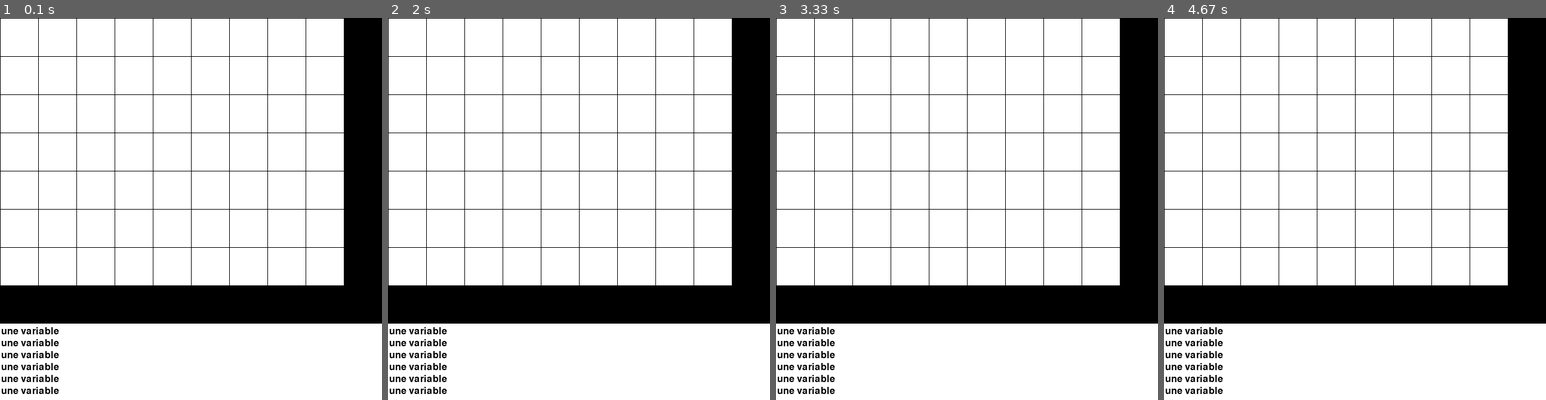
Above: before the commit, frames 1-4 (left to right).
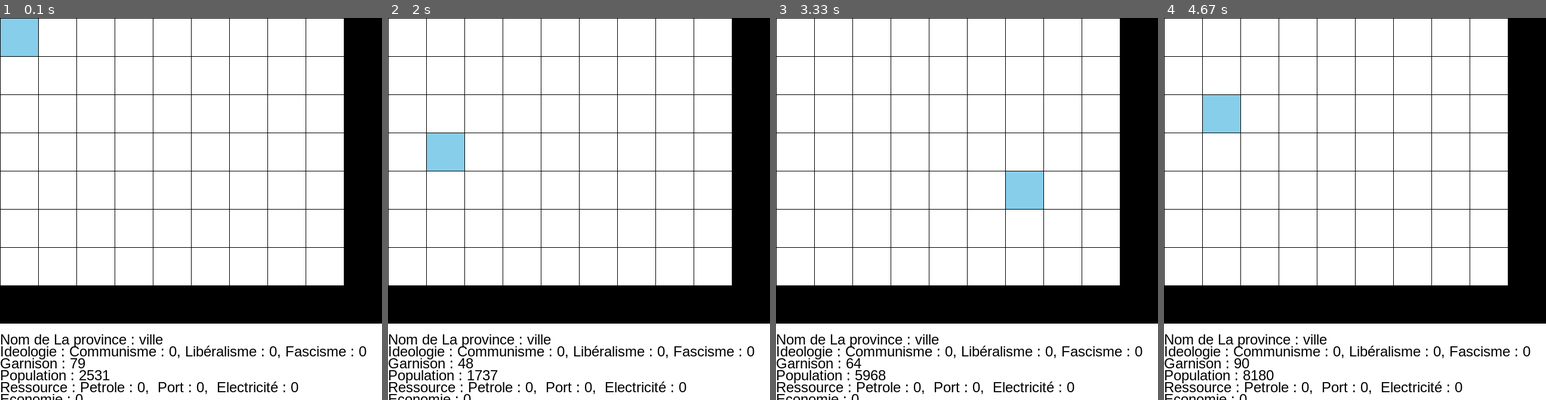
Above: after the commit, the same moments.

Repository: Pharell77coder/pygame-menu
Game: pygame game, started from main.py
Two runs of this game, one before a commit and one after it. Both use one fixed random seed, a clock stepped at 60 frames per second and the inputs below.
Inputs (mouse positions are in pixels of both pictures, inside the frame that each line leads up to):
- Up to frame 1 (0.1 s): no input
- Up to frame 2 (2 s): press the mouse at (563, 228) at 0.37 s; move the mouse to (632, 212) at 0.47 s; release the mouse at (701, 197) at 0.6 s; press the mouse at (563, 228) at 0.7 s; move the mouse to (598, 151) at 0.8 s; release the mouse at (636, 75) at 0.93 s; press the mouse at (563, 228) at 1.03 s; move the mouse to (575, 239) at 1.13 s; release the mouse at (582, 251) at 1.27 s; press the mouse at (563, 228) at 1.37 s; move the mouse to (556, 266) at 1.47 s; release the mouse at (548, 308) at 1.6 s; press the mouse at (563, 228) at 1.7 s; move the mouse to (510, 193) at 1.8 s; release the mouse at (460, 159) at 1.93 s
- Up to frame 3 (3.33 s): press the mouse at (951, 228) at 2.03 s; move the mouse to (944, 289) at 2.13 s; release the mouse at (936, 350) at 2.27 s; press the mouse at (951, 228) at 2.37 s; move the mouse to (886, 231) at 2.47 s; release the mouse at (825, 239) at 2.6 s; press the mouse at (951, 228) at 2.7 s; move the mouse to (909, 277) at 2.8 s; release the mouse at (867, 327) at 2.93 s; press the mouse at (951, 228) at 3.03 s; move the mouse to (993, 201) at 3.13 s; release the mouse at (1035, 178) at 3.27 s
- Up to frame 4 (4.67 s): press the mouse at (1339, 228) at 3.37 s; move the mouse to (1312, 209) at 3.47 s; release the mouse at (1286, 193) at 3.6 s; press the mouse at (1339, 228) at 3.7 s; move the mouse to (1278, 277) at 3.8 s; release the mouse at (1213, 327) at 3.93 s; click (1500, 86) at 4.05 s; press the mouse at (1500, 86) at 4.37 s; move the mouse to (1366, 90) at 4.47 s; release the mouse at (1236, 98) at 4.6 s

The runs differ from the first frame. In frame 1, 4.1% of the frame differs, in the area x 0-96%, y 0-100%; in frame 2, 4.1%; in frame 3, 4.2%, in the area x 0-96%, y 40-100%; in frame 4, 4.2%.

Commit message:
update grid

Diff:
--- a/grid.py
+++ b/grid.py
@@ -1,18 +1,36 @@
 import pygame
+import random
 from constants import *
 
+
 class Square:
-    def __init__(self, pos):
+    def __init__(self, pos, nom):
         self.x = pos[0]
         self.y = pos[1]
         self.margin = 0.5
 
         self.border = 'black'
 
+        self.province = nom
+        self.ideologie = {"communiste": 0, "liberal": 0, "fasciste": 0}
+        self.garnison = random.randint(0, 100)
+        self.population = random.randint(0, 10000)
+        self.ressource = {"electricite": 0, "port": 0, "petrole": 0}
+        self.economie = 0
+
+    def get_pos(self):
+        return self.x, self.y
+
+    def get_info(self):
+        return [self.province, self.ideologie, self.garnison, self.population, self.ressource, self.economie]
+
     def draw(self, screen, color):
-        pygame.draw.rect(screen, self.border, (self.margin + self.x * TILESIZE, self.margin + self.y * TILESIZE, TILESIZE, TILESIZE))
+        pygame.draw.rect(screen, self.border,
+                         (self.margin + self.x * TILESIZE, self.margin + self.y * TILESIZE, TILESIZE, TILESIZE))
         pygame.draw.rect(screen, color,
-                         (self.margin + self.x * TILESIZE + self.margin, self.margin + self.y * TILESIZE + self.margin, TILESIZE - self.margin * 2, TILESIZE - self.margin* 2))
+                         (self.margin + self.x * TILESIZE + self.margin, self.margin + self.y * TILESIZE + self.margin,
+                          TILESIZE - self.margin * 2, TILESIZE - self.margin * 2))
+
 
 class Grid:
     def __init__(self, screen, font, root):
@@ -20,31 +38,45 @@
         self.screen = screen
         self.font = font
         self.root = root
+        self.pos = (0, 0)
 
-    def texte(self, text, pos, color='black', bool=True):
-        menu_text = self.font.render(text, bool, color)
-        menu_rect = menu_text.get_rect(center=(pos[0], pos[1]))
+        col = 7
+        row = 9
+        self.squares = [[(i, j) for i in range(row)] for j in range(col)]
+        self.map = []
+        for i in self.squares:
+            for j in i:
+                self.map.append(Square(j, "ville"))
+
+    def texte(self, text, pos, color='black'):
+        menu_text = self.font.render(text, True, color)
+        menu_rect = menu_text.get_rect(top=pos[1])
         self.screen.blit(menu_text, menu_rect)
 
     def handling(self, event):
         if event.type == pygame.MOUSEBUTTONUP:
-            mouse_pos = pygame.mouse.get_pos()
-            click_pos = (mouse_pos[0] // TILESIZE, mouse_pos[1] // TILESIZE)
-            print(click_pos)
-        elif event.key == pygame.K_RETURN:
-             self.root.state = "menu"
+            self.pos = pygame.mouse.get_pos()
 
     def draw(self):
+        global info
         self.screen.fill((0, 0, 0))
-        col = 7
-        row = 9
+        click_pos = (self.pos[0] // TILESIZE, self.pos[1] // TILESIZE)
 
-        self.squares = [[(i, j) for i in range(row)] for j in range(col)]
-        self.map = []
-        for i in self.squares:
-            for j in i:
-                self.map.append(Square(j))
         for case in self.map:
-            case.draw(self.screen, (255, 255, 255))
-        pygame.draw.rect(self.screen, 'white', (0, HEIGHT-TILESIZE*2, WIDTH, TILESIZE*2))
-        for i in range(6): self.texte("une variable",(50, 525+(20*i)))
+            if case.get_pos() == click_pos:
+                case.draw(self.screen, (135,206,235))
+                info = case.get_info()
+            else:
+                case.draw(self.screen, (255, 255, 255))
+        pygame.draw.rect(self.screen, 'white', (0, HEIGHT - TILESIZE * 2, WIDTH, TILESIZE * 2))
+        self.texte(f"Nom de La province : {info[0]}", (0, 525))
+        self.texte(
+            f"Ideologie : Communisme : {info[1]["communiste"]}, "
+            f"Libéralisme : {info[1]['liberal']}, Fascisme : {info[1]['fasciste']}",
+            (0, 545))
+        self.texte(f"Garnison : {info[2]}", (0, 565))
+        self.texte(f"Population : {info[3]}", (0, 585))
+        self.texte(f"Ressource : Petrole : {info[4]['petrole']},  "
+            f"Port : {info[4]['port']},  Electricité : {info[4]['electricite']}",
+            (0, 605))
+        self.texte(f"Economie : {info[5]}", (0, 625))
--- a/main.py
+++ b/main.py
@@ -3,6 +3,7 @@
 from constants import *
 from menu import Menu
 from grid import Grid
+
 
 class Game:
     def __init__(self):
@@ -11,19 +12,18 @@
         self.clock = pygame.time.Clock()
         pygame.display.set_caption("Un Titre")
         pygame.font.init()
-        self.font = pygame.font.SysFont(None, 24)
+        self.font = pygame.font.SysFont("arial.ttk", 24)
         self.current_time = 0
         self.button_press_time = 0
         self.press = True
-        self.state = "grille"
+        self.state = "grille" #"menu"
         self.running = True
         self.full_screen = False
-
+        self.menu = Menu(self.screen, self.font, self)
+        self.grille = Grid(self.screen, self.font, self)
 
     def run(self):
         self.running = True
-        self.menu = Menu(self.screen, self.font, self)
-        self.grille = Grid(self.screen, self.font, self)
         while self.running:
             for event in pygame.event.get():
 
@@ -31,6 +31,8 @@
                     self.running = False
                 elif self.state == "menu" and self.press:
                     self.menu.handling(event)
+                elif self.state == "grille" and self.press:
+                    self.grille.handling(event)
 
                 self.press = False
                 self.button_press_time = pygame.time.get_ticks()
